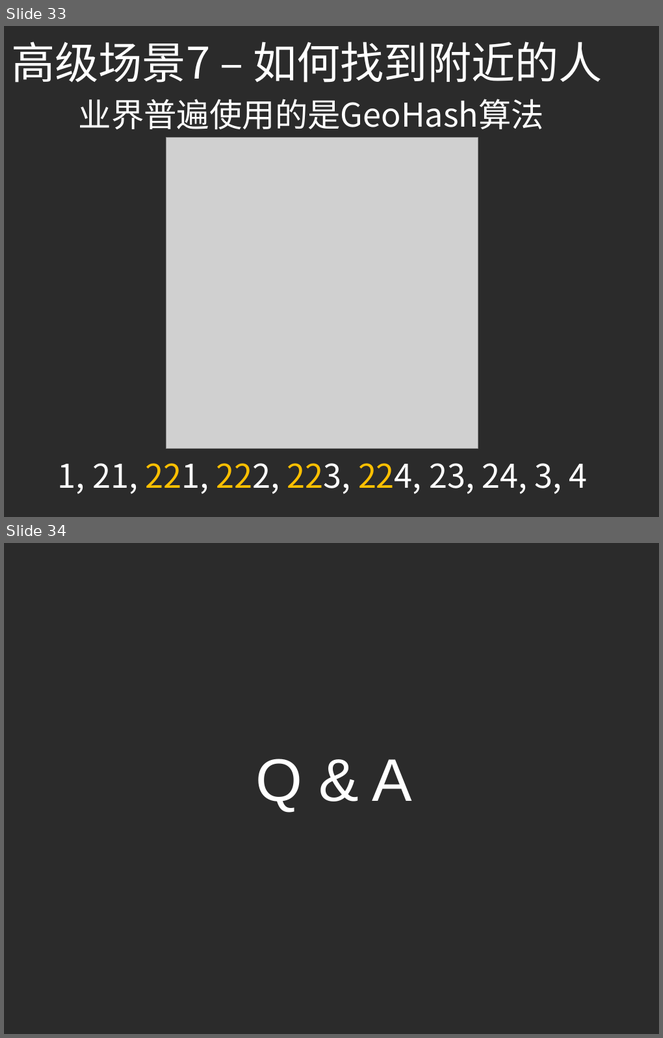
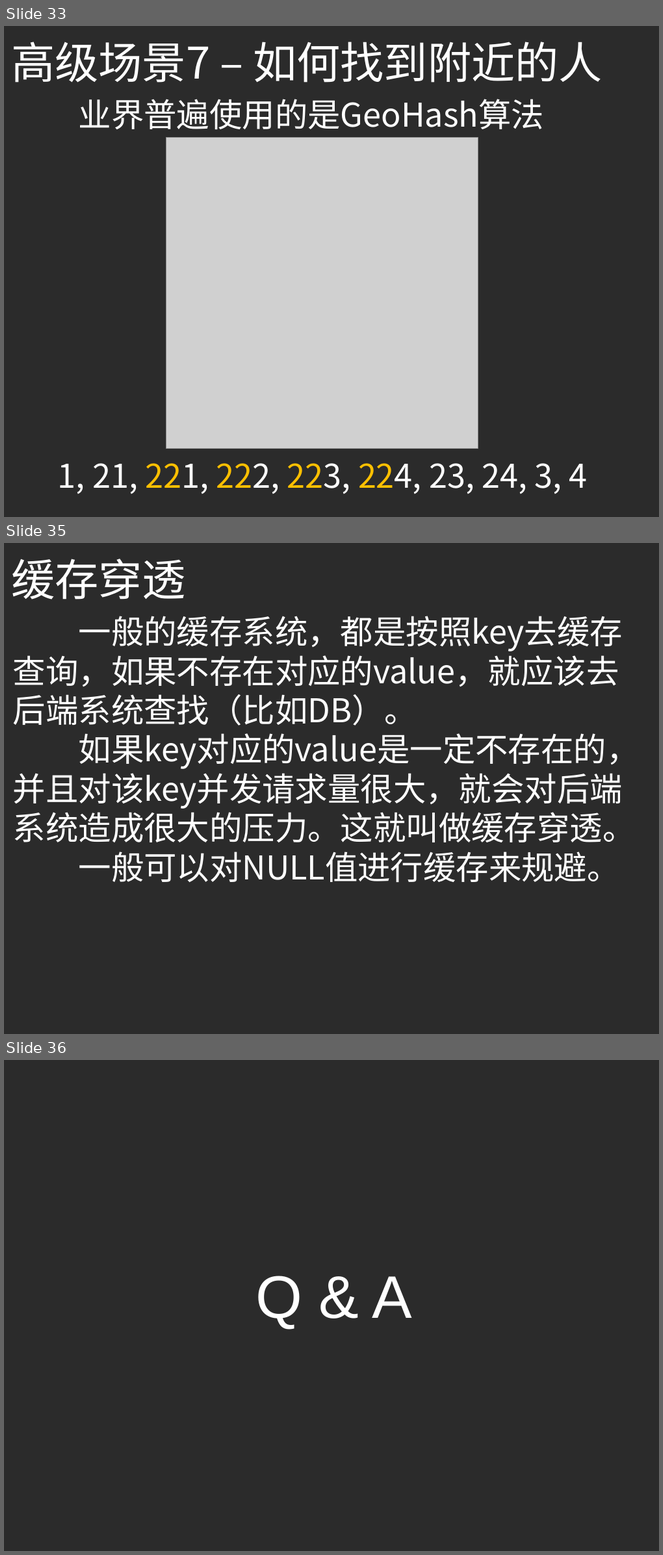
Before and after one commit to yellowb/redis-application-sharing, a slide deck: doc/SD_EP01_Redis_Adv_Application.pptx. Shown one above the other, each under a label of ours: slides 33 and 34 before the commit, slides 33, 35 and 36 after it; the slides between them are not shown. The pictures are 663x1038 and 663x1555 pixels, drawn with LibreOffice and Linux fonts; fonts in the diff are those of the drawing; grey boxes stand for pictures; background and template pictures are left out; a plain dark background stands for a picture behind light text. Boxes give left, top, right and bottom in pixels: in the first picture for what was removed or moved away, otherwise in the second. Text is boxed around its words. In the diff, an @@ line names an element or a change of style, - is before the commit and + after.

```diff
--- a/doc/SD_EP01_Redis_Adv_Application.pptx
+++ b/doc/SD_EP01_Redis_Adv_Application.pptx
@@ slide 35 added at (4,543,659,1034), background picture (left out) @@
@@ text added at (11,559,186,600), 48 pt, text #FFFFFF @@
+缓存穿透
@@ text added at (13,616,640,882), 36 pt, text #FFFFFF @@
+一般的缓存系统，都是按照key去缓存查询，如果不存在对应的value，就应该去后端系统查找（比如DB）。
+如果key对应的value是一定不存在的，并且对该key并发请求量很大，就会对后端系统造成很大的压力。这就叫做缓存穿透。
+一般可以对NULL值进行缓存来规避。
@@ what was slide 34 is now slide 36 @@
```
Also in this commit, not shown: 1 other slide added.
